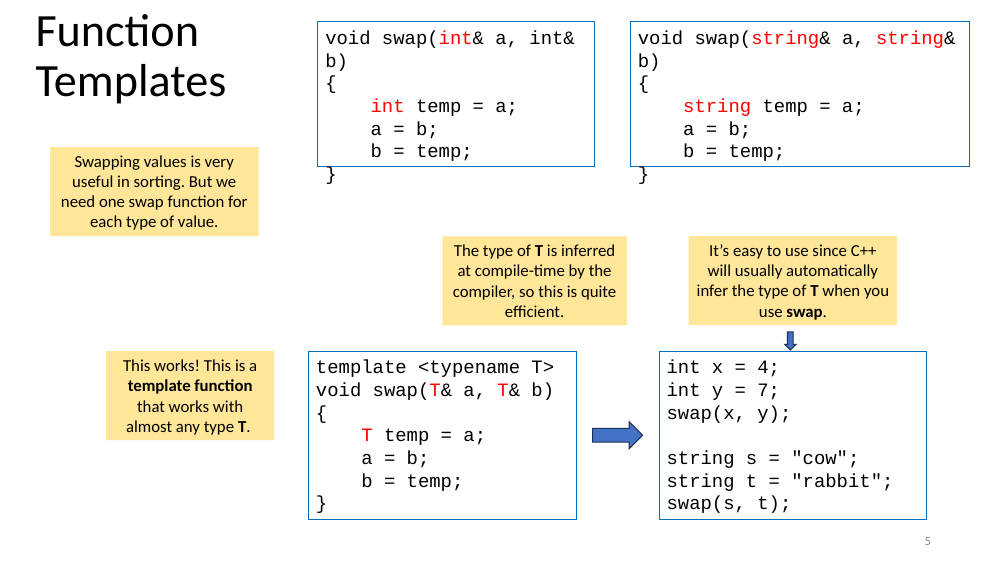
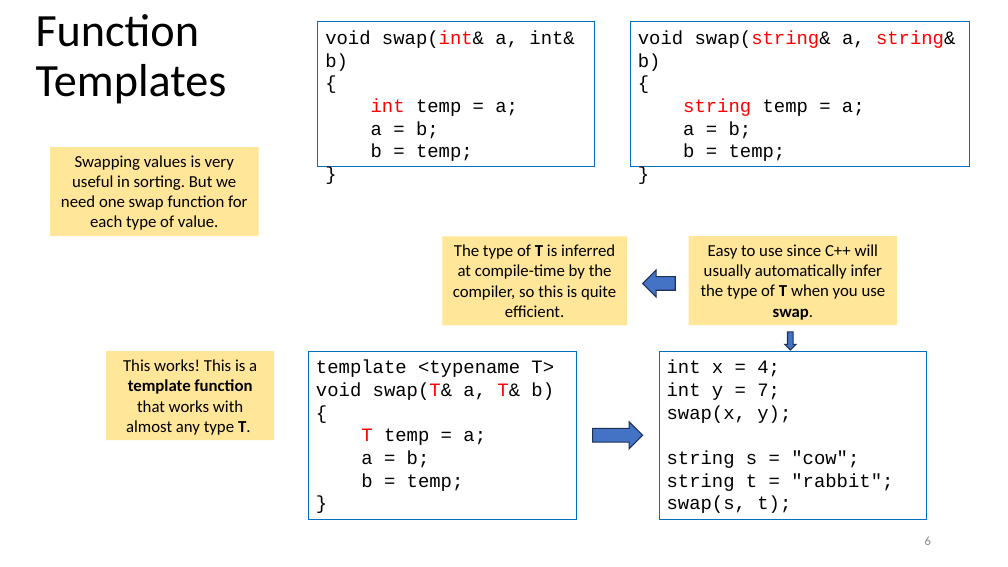
Before and after one commit to tjd1234/cmpt135spring2024, a slide deck: slide 6 of sample_code/week14/week14_cmpt135.pptx (slide 5 before the commit). Drawn at 1008x567 pixels with LibreOffice and Linux fonts; fonts in the diff are those of the drawing. Boxes give left, top, right and bottom in pixels: in the first picture for what was removed or moved away, otherwise in the second. Text is boxed around its words. In the diff, an @@ line names an element or a change of style, - is before the commit and + after.

```diff
--- a/sample_code/week14/week14_cmpt135.pptx
+++ b/sample_code/week14/week14_cmpt135.pptx
@@ text in rectangle at (x1=701, y1=244, x2=886, y2=320): text changed @@
-It’s easy to use since C++ will usually automatically infer the type of T when you use swap.
+Easy to use since C++ will usually automatically infer the type of T when you use swap.
@@ down arrow added at (x1=643, y1=270, x2=676, y2=297), fill #4472C4, outline #1E3256 1 pt @@
```
Also in this commit, not shown: 8 other slides changed, 2 slides added, 2 other files.
